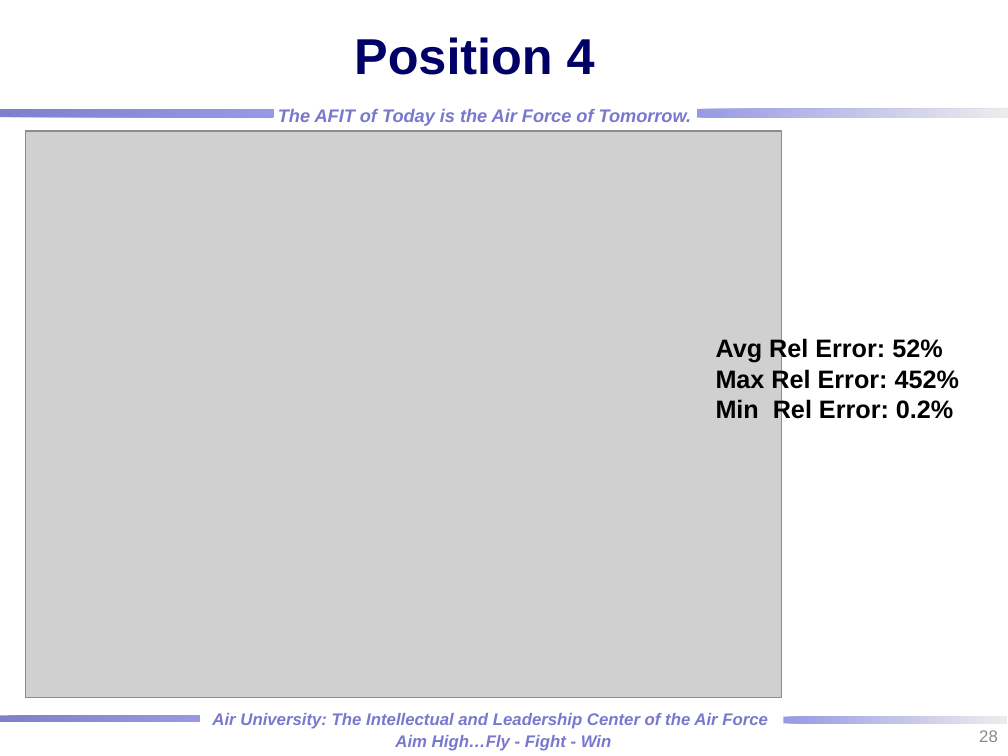
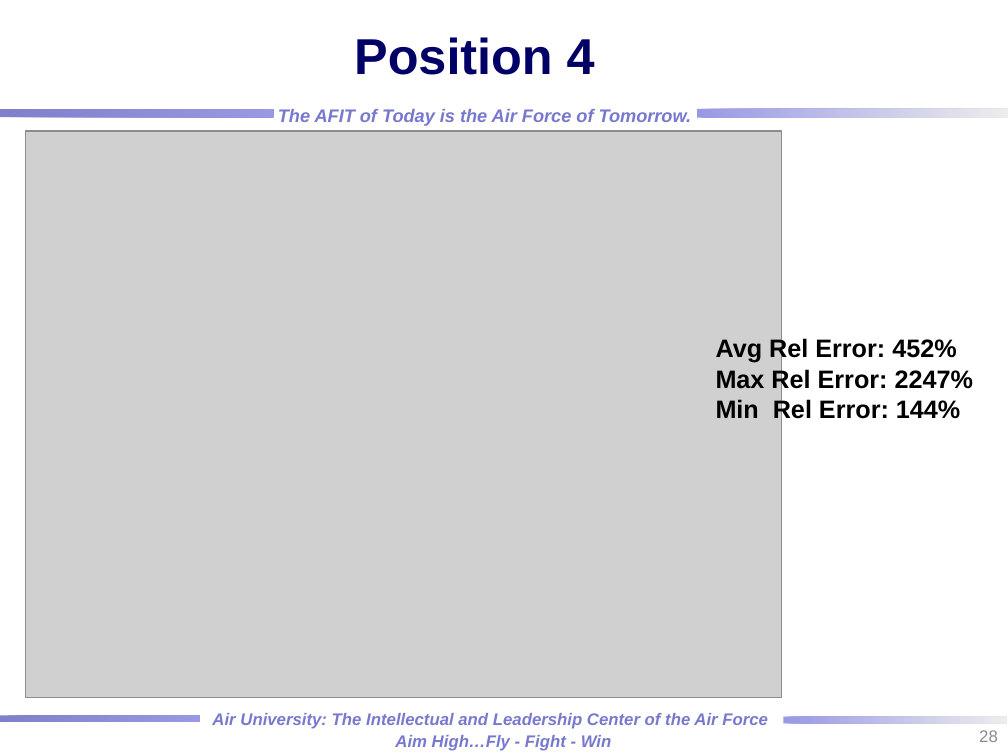
Before and after one commit to rtorzilli/GeDetector-Project, a slide deck: slide 28 of Report/HPGe_Automation Optimization_MCNP_Model.pptx. Drawn at 1008x756 pixels with LibreOffice and Linux fonts; fonts in the diff are those of the drawing; grey boxes stand for pictures; background and template pictures are left out. Boxes give left, top, right and bottom in pixels: in the first picture for what was removed or moved away, otherwise in the second. Text is boxed around its words. In the diff, an @@ line names an element or a change of style, - is before the commit and + after.

```diff
--- a/Report/HPGe_Automation Optimization_MCNP_Model.pptx
+++ b/Report/HPGe_Automation Optimization_MCNP_Model.pptx
@@ text at <box>716,337,973,423</box>: text changed @@
-Avg Rel Error: 52%
-Max Rel Error: 452%
-Min Rel Error: 0.2%
+Avg Rel Error: 452%
+Max Rel Error: 2247%
+Min Rel Error: 144%
```
Also in this commit, not shown: 6 other slides changed, 2 slides added, 1 other file.
